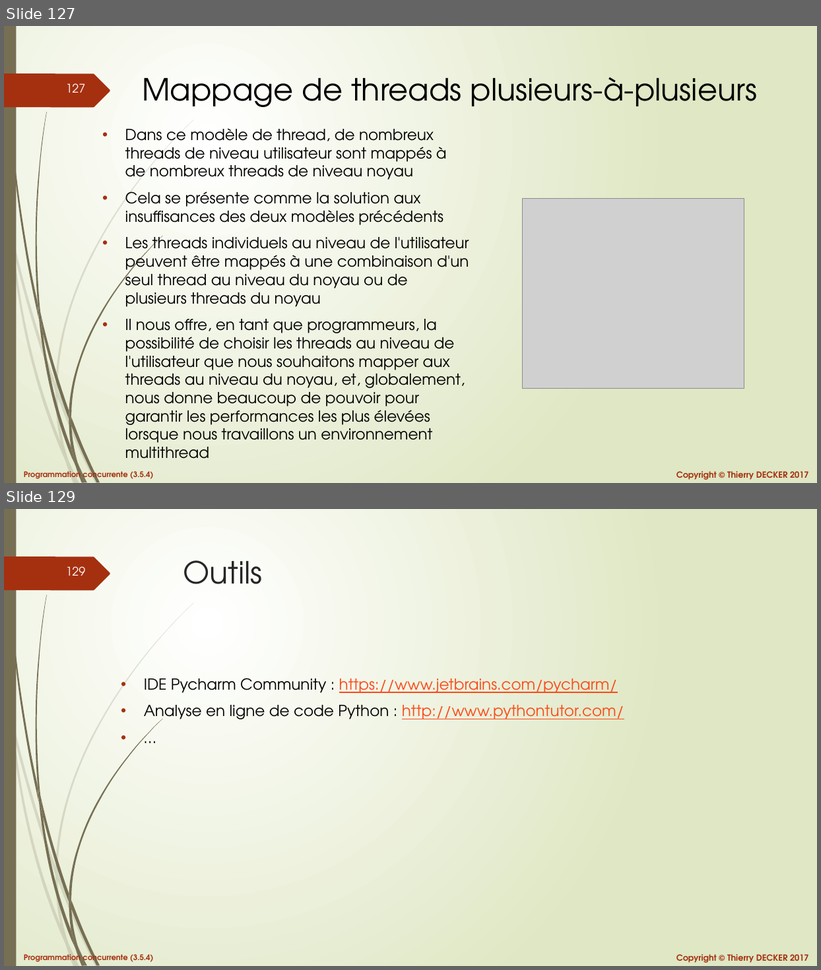
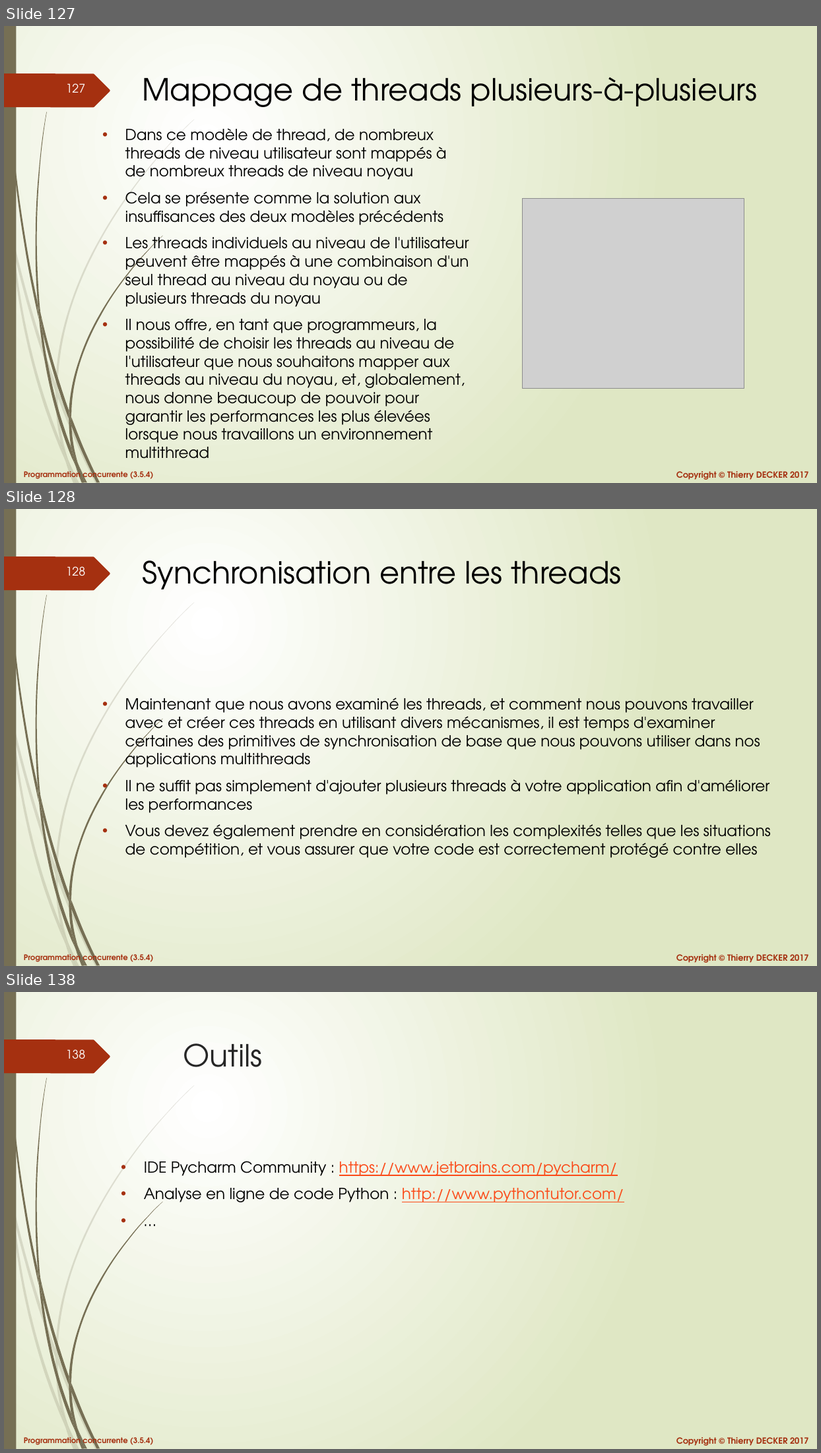
Before and after one commit to VikmanTheRacoon/learning-python, a slide deck: documentations/python-103.pptx. Shown one above the other, each under a label of ours: slides 127 and 129 before the commit, slides 127, 128 and 138 after it; the slides between them are not shown. The pictures are 821x970 and 821x1453 pixels, drawn with LibreOffice and Linux fonts; fonts in the diff are those of the drawing; grey boxes stand for pictures. Boxes give left, top, right and bottom in pixels: in the first picture for what was removed or moved away, otherwise in the second. Text is boxed around its words. In the diff, an @@ line names an element or a change of style, - is before the commit and + after.

```diff
--- a/documentations/python-103.pptx
+++ b/documentations/python-103.pptx
@@ slide 128 added at (4,509,817,966), background gradient #FFFFFF to #DFE8C4; not listed: 27 template elements that a slide beside it also shows @@
@@ title added at (142,560,622,590), 36 pt, text #000000 @@
+Synchronisation entre les threads
@@ text added at (125,698,771,858), 18 pt, text #000000 @@
+• Maintenant que nous avons examiné les threads, et comment nous pouvons travailler avec et créer ces threads en utilisant divers mécanismes, il est temps d'examiner certaines des primitives de synchronisation de base que nous pouvons utiliser dans nos applications multithreads
+• Il ne suffit pas simplement d'ajouter plusieurs threads à votre application afin d'améliorer les performances
+• Vous devez également prendre en considération les complexités telles que les situations de compétition, et vous assurer que votre code est correctement protégé contre elles
@@ what was slide 129 is now slide 138 @@
@@ page number at (66,1049,86,1059): text changed @@
-129
+138
```
Also in this commit, not shown: 1 slide changed, 8 other slides added, 1 other file.
